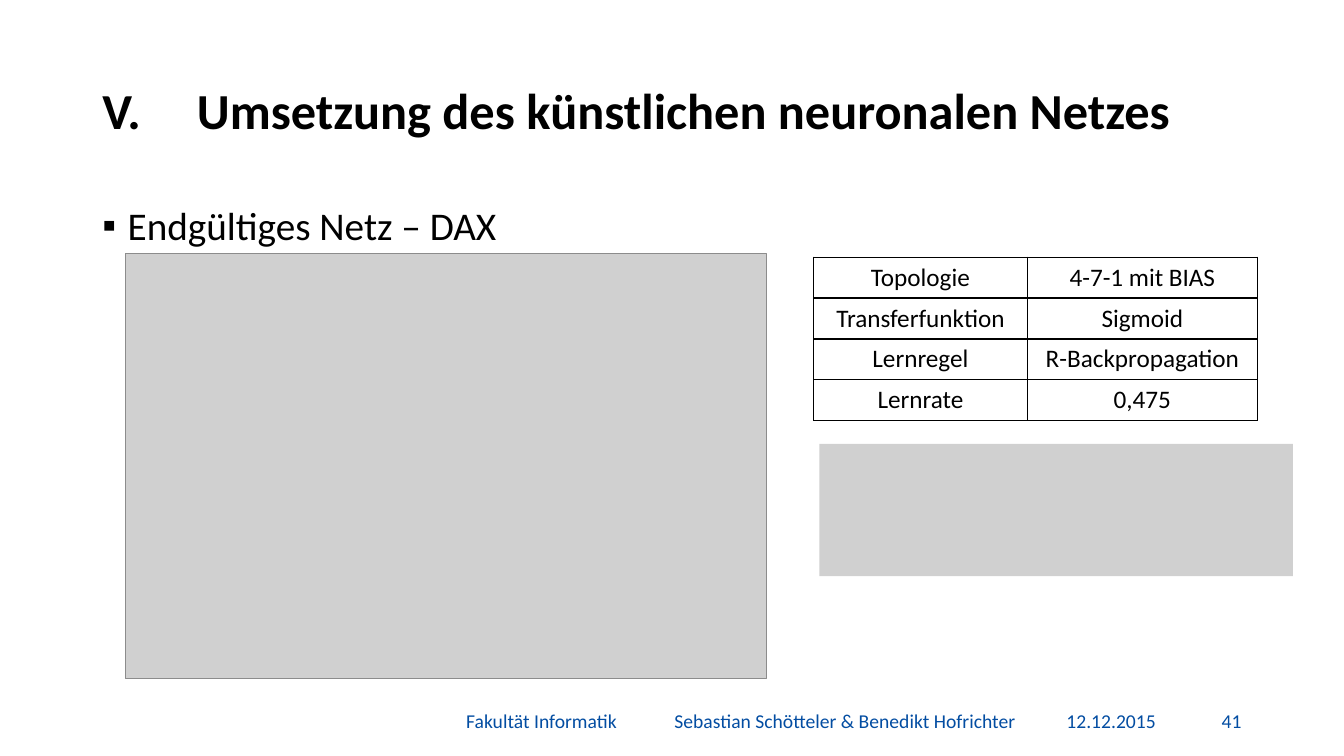
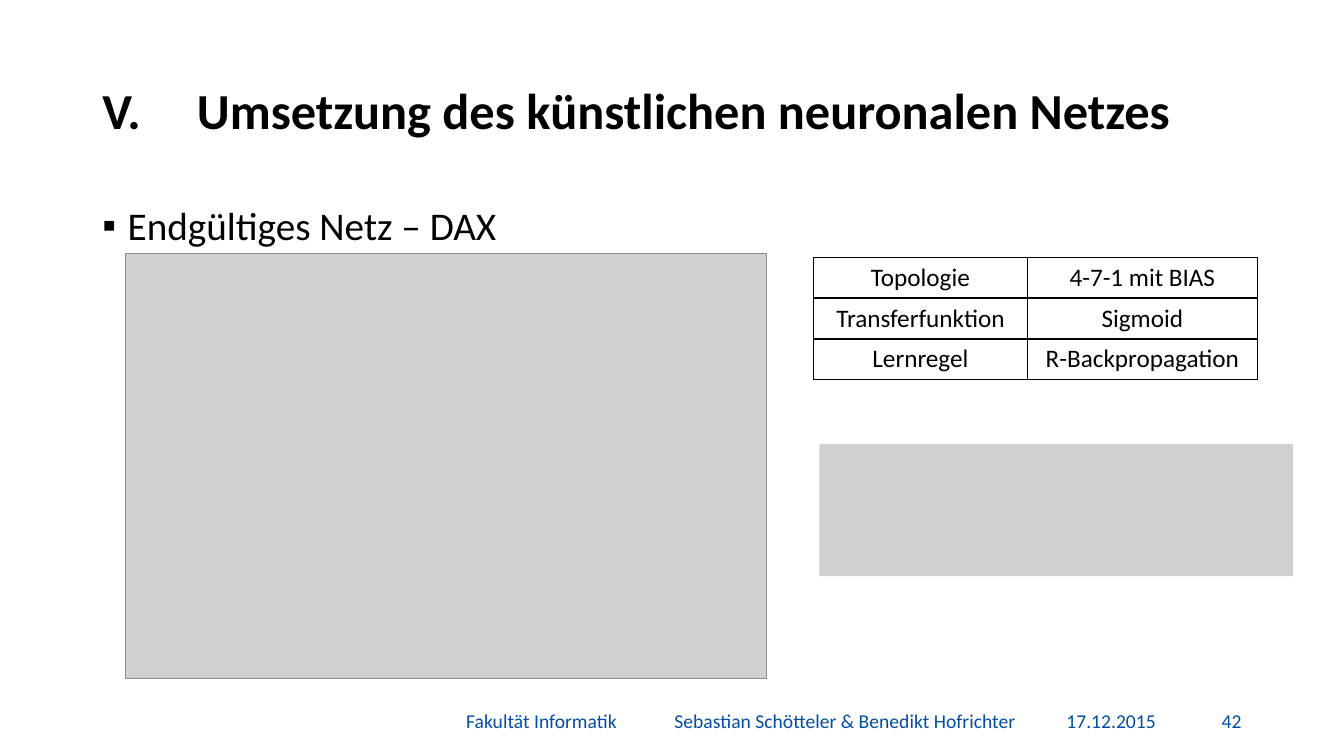
Before and after one commit to BenediktGitGit/soco15, a slide deck: slide 43 of 3b_Vortrag/Präsentation.pptx (slide 42 before the commit). Drawn at 1344x756 pixels with LibreOffice and Linux fonts; fonts in the diff are those of the drawing; grey boxes stand for pictures; background and template pictures are left out. Boxes give left, top, right and bottom in pixels: in the first picture for what was removed or moved away, otherwise in the second. Text is boxed around its words. In the diff, an @@ line names an element or a change of style, - is before the commit and + after.

```diff
--- a/3b_Vortrag/Präsentation.pptx
+++ b/3b_Vortrag/Präsentation.pptx
@@ table at [814, 257, 1258, 380] @@
-row 4: Lernrate | 0,475
@@ text at [1066, 715, 1155, 728]: text changed @@
-12.12.2015
+17.12.2015
@@ page number at [1222, 715, 1242, 728]: text changed @@
-41
+42
```
Also in this commit, not shown: 51 other slides changed, 1 slide added, 3 other files.
